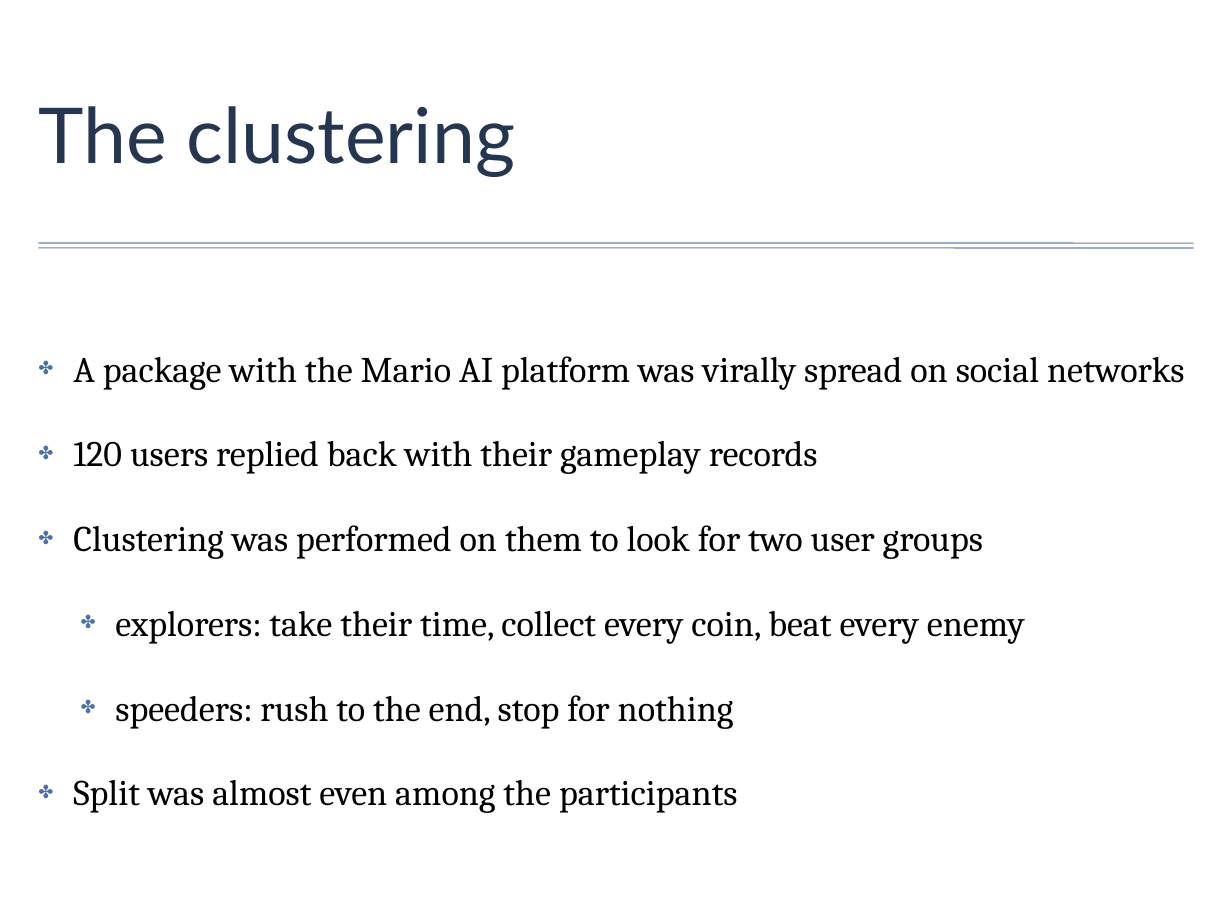
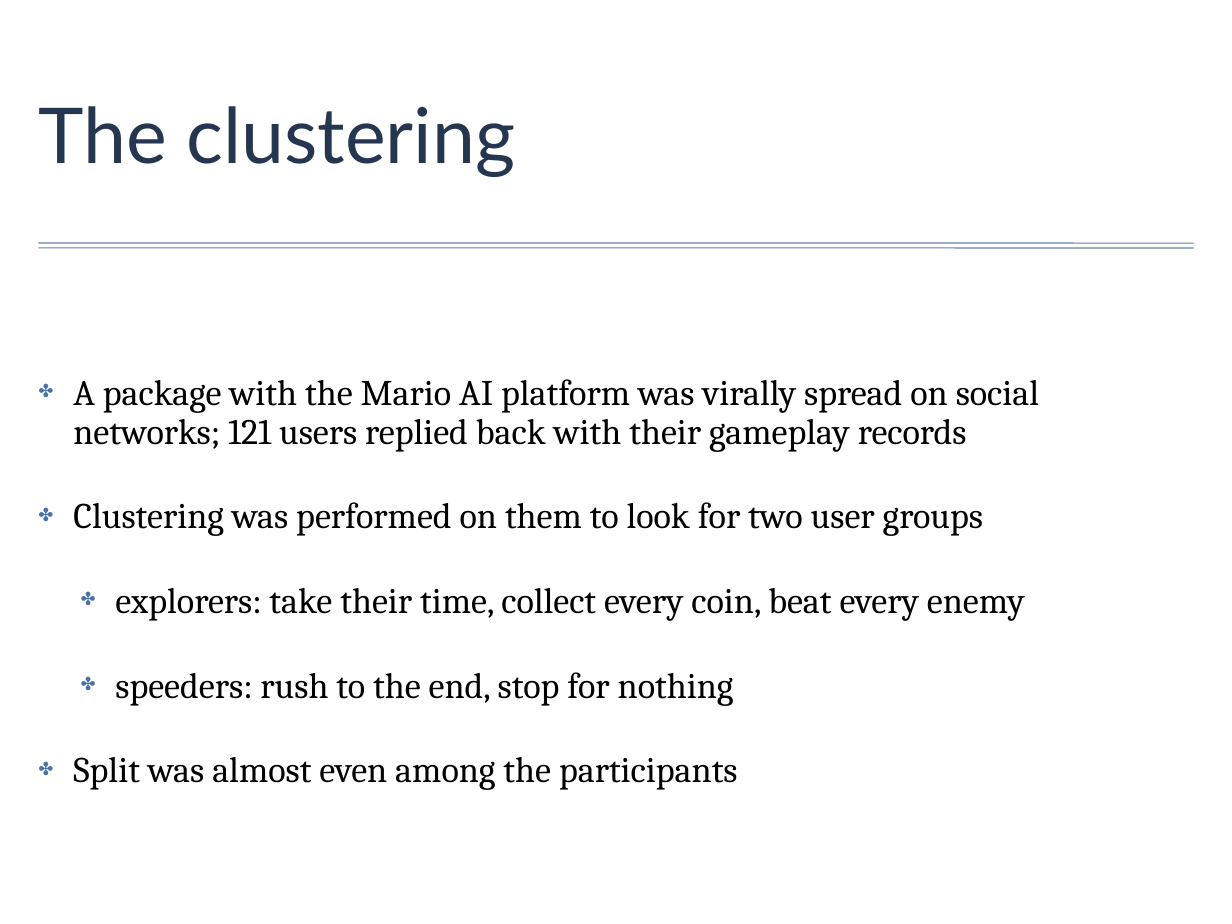
Before and after one commit to xurxodiz/MarioLevels, a slide deck: slide 2 of slides/cig2012.ppt. Drawn at 1232x924 pixels with LibreOffice and Linux fonts; fonts in the diff are those of the drawing; background and template pictures are left out. Boxes give left, top, right and bottom in pixels: in the first picture for what was removed or moved away, otherwise in the second. Text is boxed around its words. In the diff, an @@ line names an element or a change of style, - is before the commit and + after.

```diff
--- a/slides/cig2012.ppt
+++ b/slides/cig2012.ppt
@@ text at (x1=73, y1=379, x2=1039, y2=452): text changed @@
-✤ A package with the Mario AI platform was virally spread on social networks
-✤ 120 users replied back with their gameplay records
+✤ A package with the Mario AI platform was virally spread on social networks; 121 users replied back with their gameplay records
```
Also in this commit, not shown: 3 other slides changed, 3 other files.
